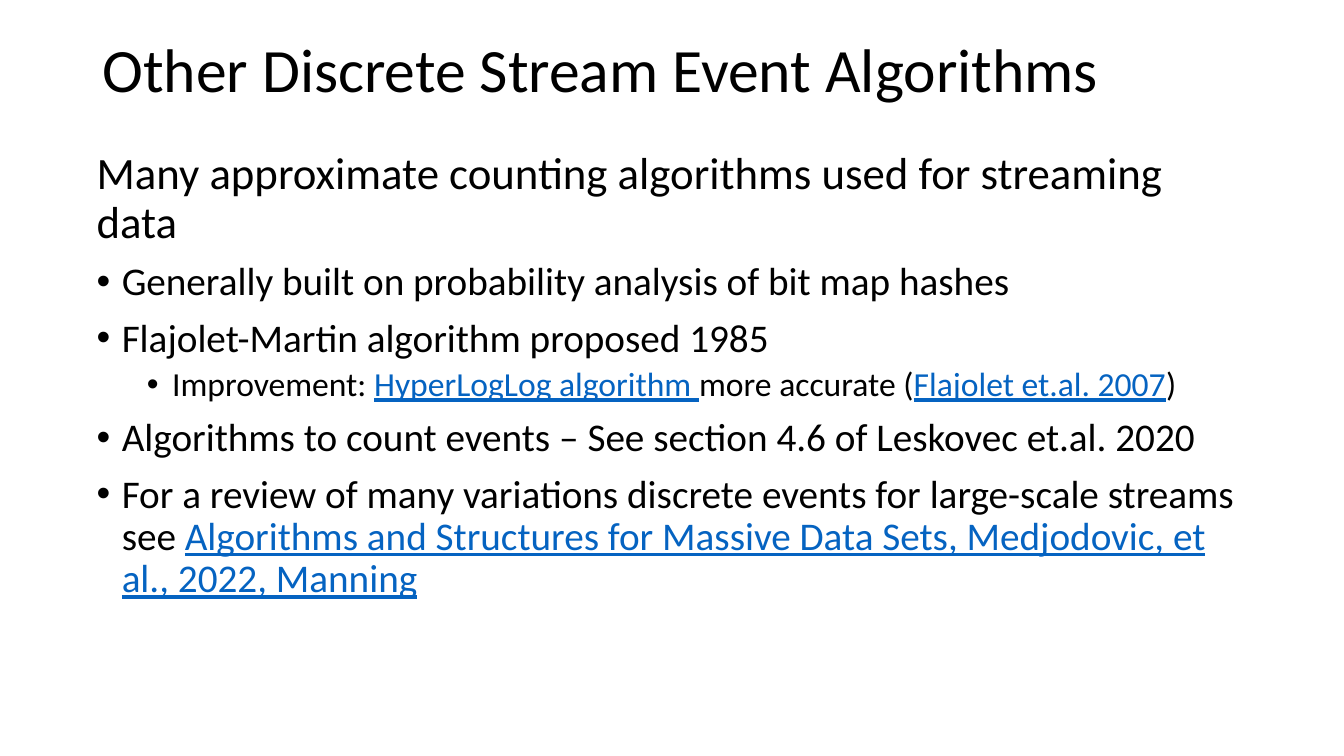
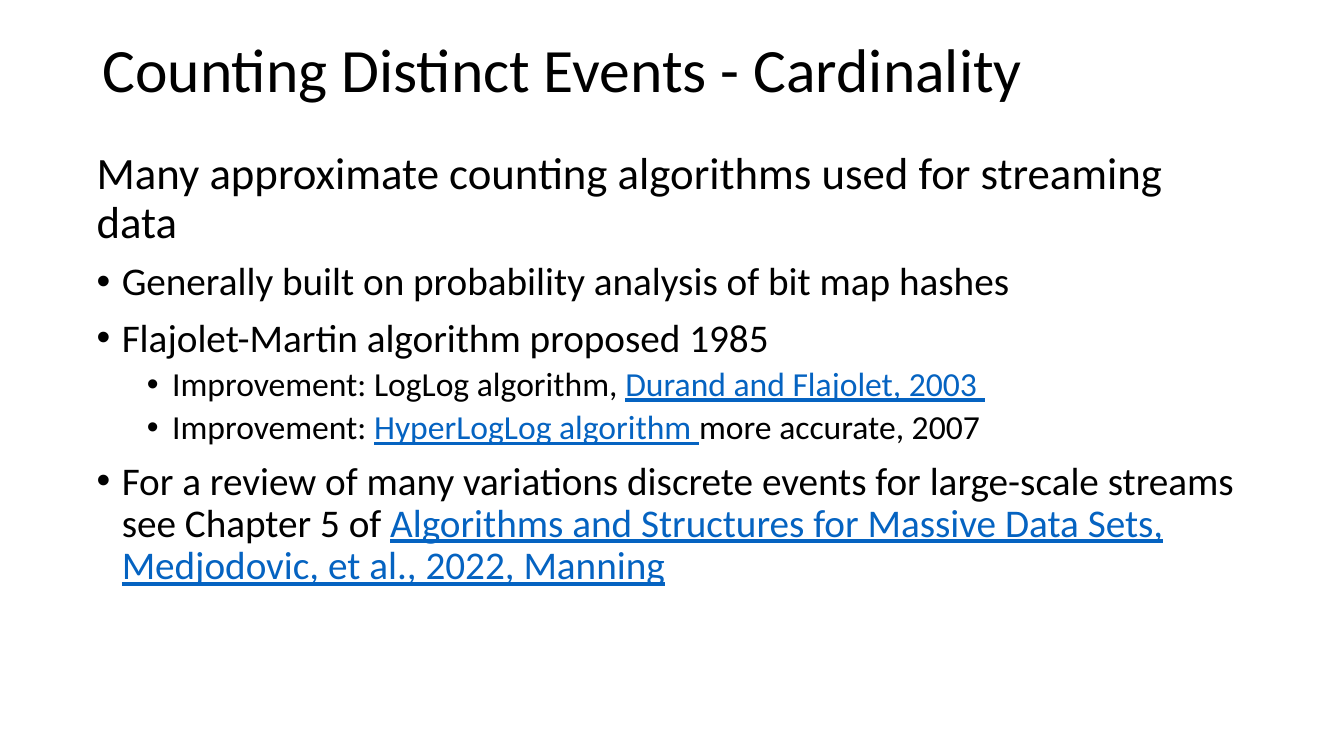
Before and after one commit to StephenElston/CSCI-E-108, a slide deck: slide 60 of slides/3_StreamingAnalytics.pptx (slide 68 before the commit). Drawn at 1344x756 pixels with LibreOffice and Linux fonts; fonts in the diff are those of the drawing. Boxes give left, top, right and bottom in pixels: in the first picture for what was removed or moved away, otherwise in the second. Text is boxed around its words. In the diff, an @@ line names an element or a change of style, - is before the commit and + after.

Commit message:
Added slides on HyperLogLog algorithm

```diff
--- a/slides/3_StreamingAnalytics.pptx
+++ b/slides/3_StreamingAnalytics.pptx
@@ text at bbox=[102, 49, 1022, 103]: text changed @@
-Other Discrete Stream Event Algorithms
+Counting Distinct Events - Cardinality
@@ text at bbox=[122, 372, 1234, 586]: text changed @@
-  • Improvement: HyperLogLog algorithm more accurate (Flajolet et.al. 2007)
-• Algorithms to count events – See section 4.6 of Leskovec et.al. 2020
-• For a review of many variations discrete events for large-scale streams see Algorithms and Structures for Massive Data Sets, Medjodovic, et al., 2022, Manning
+  • Improvement: LogLog algorithm, Durand and Flajolet, 2003
+  • Improvement: HyperLogLog algorithm more accurate, 2007
+• For a review of many variations discrete events for large-scale streams see Chapter 5 of Algorithms and Structures for Massive Data Sets, Medjodovic, et al., 2022, Manning
```
Also in this commit, not shown: 2 other slides changed, 5 slides added.
